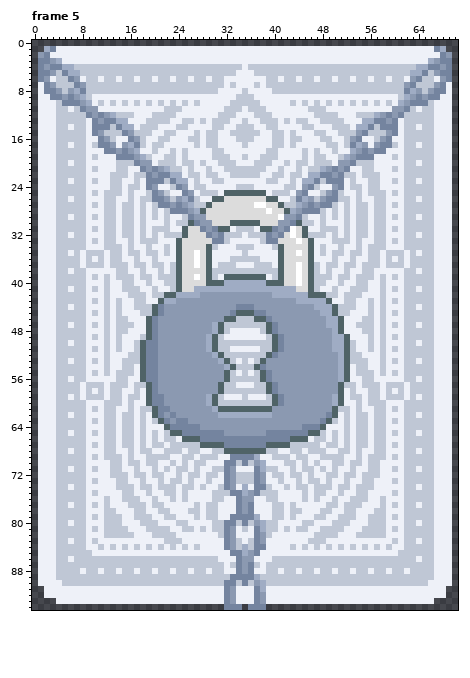
One commit to this pixel-art file: Sprites/Enhancers.ase. Above is the file before it was changed.
71x95 pixels, 35 frames. Pixels under 10% opacity are left out. Colours within 5 levels of each other are drawn and written as one. Shown: frame 5. The commit also changed other frames, which this record leaves out.
The result:
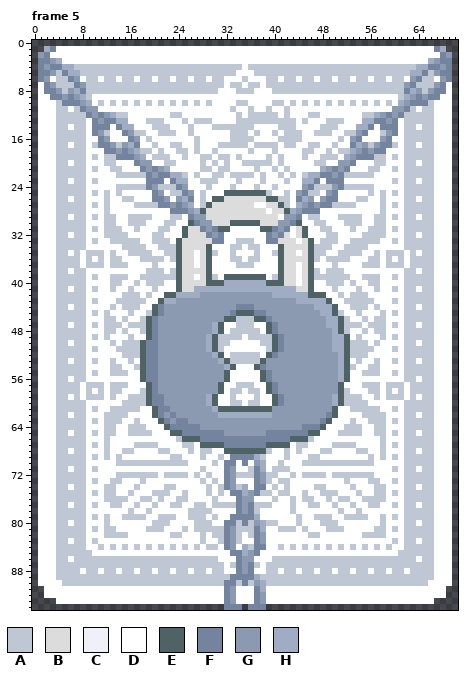
Palette (. is transparent): A #bfc7d5  B #dcdcdc  C #eef1f8  D #ffffff  E #4f6367  F #74849f  G #8b99b1  H #9facc4
Changes in this commit:
Changed rows in their new state; - is an unchanged pixel.
Frame 5, layer "Layer 1":
first column x 1:
 1 ---DDDDDDDDDDDDDDDDDDDDDDDDDDDDDDDDDDDDDDDDDDDDDDDDDDDDDDDDDDDDDDD---
 2 --DDDDDDDDDDDDDDDDDDDDDDDDDDDDDDDDDDDDDDDDDDDDDDDDDDDDDDDDDDDDDDDDD--
 3 ----DDDDDDDDDDDDDDDDDDDDDDDDDDDDDDDDDDDDDDDDDDDDDDDDDDDDDDDDDDDDD----
 4 ----------------------------------D----------------------------------
 5 ---------------------------------DDD---------------------------------
 6 --D----D--D--D--D--D--D--D--D--DDDADDD--D--D--D--D--D--D--D--D----D--
 7 D------------------------------D-ADA-D------------------------------D
 8 D-----------------------------DDDA-ADDD-----------------------------D
 9 DD-------DDDDDDDDDDDDDDDDDDDDDDDDDDDDDDDDDDDDDDDDDDDDDDDDDDD-------DD
10 DDD------D-D-D-D-D-D-D-D-D-DADDDD--DDDDAAD-D-D-D-D-D-D-D-D-D------DDD
11 DDD--D----DDDDDDDDDDDDDDDDDDDDDD-DD-DDADDADDDDDDDDDDDDDDDDD----D--DDD
12 DDD------------DDDDDDD-ADDDDDDDDDADA---ADADDDA-DDDDDDD------------DDD
13 DDD-----D------DDD---DDD-DA-ADDDDA-AA---A-AD-DDD---DDD------D-----DDD
14 DDD--D--D---D---DDD-AADDDADDD--AA---DDDDAAADDDDAA-DDD---D---D--D--DDD
15 DDD-----D---DD----DDA--DDADDDDDD---D-DD-DA-ADD--ADD----DD---D-----DDD
16 DDD-----DD--DDD--DADDDDDDD-DDDDDA---DDDD-A--DDDDDDAD--DDD--DD-----DDD
17 DDD--D--D----A---DD-DDAADD-DDDAAAA-DAAA-DA-DDAADD-DD---A----D--D--DDD
18 DDD-----DDD------AADADDA-DADD-DDDDDADDD-DDDD-ADDADAA------DDD-----DDD
19 DDD-----D-DAA-----DAA-DD-DDAAD--DADDDD-DADDD-DD-AAD-----AAD-D-----DDD
20 DDD--D--DDDAADDD---DD--DDDD-DAD-DDAA---DADDDDD--DD---DDDAADDD--D--DDD
21 DDD-----D-DDA-DDD-----DDDDDA-DA-DDDD-DDADADDDDD-----DDD-ADD-D-----DDD
22 DDD-----DDDDD--A--------AD-DD-AD----DADD-D-DA--------A--DDDDD-----DDD
23 DDD--D--D-DDDDDDDD---D---DDAA-DDDADDDADDDADD---D---DDDDDDDD-D--D--DDD
24 DDD-----DDDDD-A--A--AA---DDDADDDADDDADDADDDD---AA--A--A-DDDDD-----DDD
25 DDD-----D-D-D-DDDDD--DAA--D-DDD-------ADD-D--AAD--DDDDD-D-D-D-----DDD
26 DDD--D--DDD-DDA-DDD---D---DAD-----------AAD---D---DDD-ADD-DDD--D--DDD
27 DDD-----D-D-DDDDA-A-------D---------------D-------A-ADDDD-D-D-----DDD
28 DDD-----DDD-DDDDDDDDDD-------------------------DDDDDDDDDD-DDD-----DDD
29 DDD--D--D-D--DD-A-ADDDAAD-------------------DAADDDA-A-DD--D-D--D--DDD
30 DDD-----DDD--DD-A-DDD-ADD-------------------DDA-DDD-A-DD--DDD-----DDD
31 DDD-----D-D--ADDADDD--DD--------DDDDD--------DD--DDDADDA--D-D-----DDD
32 DDD--D--DDD--A-DDDD-ADDD-------DDDDDDD-------DDDA-DDDD-A--DDD--D--DDD
33 DDD-----D-DD-AA-ADD-AAD--------DDAAADD--------DAA-DDA-AA-DD-D-----DDD
34 DDD-----DDDDDDA-AADDA-A------DDDA-D-ADDD------A-ADDAA-ADDDDDD-----DDD
35 DDD--D-D---D-DD--A-DD-A------ADDADDDADDA------A-DD-A--DD-D---D-D--DDD
36 DDD----D-D-D--DDDAA-ADA------DDD--D--DDD------ADA-AADDD--D-D-D----DDD
37 DDD----D---D---DDDD-DDD------DDDDAAADDDD------DDD-DDDD---D---D----DDD
38 DDD--D--DDDDDDDDDDAA-D-------DDDDDDDDDDD-------D-AADDDDDDDDDD--D--DDD
39 DDD-----D-DDA--DD--A----------D-------D----------A--DD--ADD-D-----DDD
40 DDD-----DDDDAADDAD-AADD-----------------------DDAA-DADDAADDDD-----DDD
41 DDD--D--D-DDADD-DDD-DDD-----------------------DDD-DDD-DDADD-D--D--DDD
42 DDD-----DDDDDDA--DADD---------------------------DDAD--ADDDDDD-----DDD
43 DDD-----D-DDD-AA--DD-----------------------------DD--AA-DDD-D-----DDD
44 DDD--D--DDDDADAA-DD-------------------------------DD-AADADDDD--D--DDD
45 DDD-----D-D-DDDADD---------------------------------DDADDD-D-D-----DDD
46 DDD-----DDD-AD-DDA---------------------------------ADD-DA-DDD-----DDD
47 DDD--D--D-D-A-D-AA-------------DD---DD-------------AA-D-A-D-D--D--DDD
48 DDD-----DDD-AD-DDA-------------DAAAAAD-------------ADD-DA-DDD-----DDD
49 DDD-----D-D-DDDADD-------------AAADAAA--------------DADDD-D-D-----DDD
50 DDD--D--DDDDADAA----------------DDDDD----------------AADADDDD--D--DDD
51 DDD-----D-DDD-AA---------------DDDDDDD---------------AA-DDD-D-----DDD
52 DDD-----DDDDDDA----------------D-----D----------------ADDDDDD-----DDD
53 DDD--D--D-DDADD-D----------------A-A----------------D-DDADD-D--D--DDD
54 DDD-----DDDDAADDA----------------DDD----------------ADDAADDDD-----DDD
55 DDD-----D-DDA--DD---------------DDDDD---------------DD--ADD-D-----DDD
56 DDD--D--DDDDDDDDD---------------DDDDD---------------DDDDDDDDD--D--DDD
57 DDD----D---D---DDD-------------DDAAADD-------------DDD---D---D----DDD
58 DDD----D-D-D--DDDA-------------D--D--D-------------ADDD--D-D-D----DDD
59 DDD--D-D---D-DD--A------------DDADDDADD------------A--DD-D---D-D--DDD
60 DDD-----DDDDDDA-AA------------DD--D--DD------------AA-ADDDDDD-----DDD
61 DDD-----D-DD-AA-ADD-------------------------------DDA-AA-DD-D-----DDD
62 DDD--D--DDD--A-DDDD-------------------------------DDDD-A--DDD--D--DDD
63 DDD-----D-D--ADDADDD-----------------------------DDDADDA--D-D-----DDD
64 DDD-----DDD--DD-A-DDD---------------------------DDD-A-DD--DDD-----DDD
65 DDD--D--D-D--DD-A-ADDD-------------------------DDDA-A-DD--D-D--D--DDD
66 DDD-----DDD-DDDDDDDDDDDA---------------------ADDDDDDDDDDD-DDD-----DDD
67 DDD-----D-D-DDDDA-A-DDDD--D---------------D--DDDD-A-ADDDD-D-D-----DDD
68 DDD--D--DDD-DDA-DDDDA-DDD-DAADD--------DDAD-DDD-ADDDD-ADD-DDD--D--DDD
69 DDD-----D-D-D-DDDDDDDDAADDD-DDAD-----ADDD-DDDAADDDDDDDD-D-D-D-----DDD
70 DDD-----DDDDD-A--A--AA-A-DDDDAD--D-D--DDADDD-A-AA--A--A-DDDDD-----DDD
71 DDD--D--D-DDDDDDDDDDDDDDDDDADDD--DDA--D-AADDDDDDDDDDDDDDDDD-D--D--DDD
72 DDD-----DDDDD--A--A-DAA-AD-D-DD-------A-DD-DA-AAD-A--A--DDDDD-----DDD
73 DDD-----D-DDA-DDD-DDDDDDDDDADAD--DDD--AD-ADDDDDDDDD-DDD-ADD-D-----DDD
74 DDD--D--DDDAADDDADDDD--DDDDDAD---A-D--DAD-DDDD--DDDDADDDAADDD--D--DDD
75 DDD-----D-DAADD-DDDAA-DD-DDDAD-D-------DAADD-DD-AADDD-DDAAD-D-----DDD
76 DDD-----DDD-AA-DDAADADDA-DDDD-DDD---DDD-DDAD-ADDADAADD-AA-DDD-----DDD
77 DDD--D--D-DDAADD-DD-DDAADD-AD-AAA---AAADDD-DDAADD-DD-DDAADD-D--D--DDD
78 DDD-----DDDDDDDADDADDDDDD--A-DDDD---ADDDDD-DDDDDDDADDADDDDDDD-----DDD
79 DDD-----D-D-DDAA--DDA--DDA-AD-DD-----DDDDDDADD--ADD--AADD-D-D-----DDD
80 DDD--D--DDD-DDDDDDD-AADDDDAAADD---------DDDADDDAA-DDDDDDD-DDD--D--DDD
81 DDD-----D-D--DDDDD---DDD-DA-A----A-A--DDA-AD-DDD---DDDDD--D-D-----DDD
82 DDD-----DDD----DDDDDDD-ADDDADA---ADA--DDDDDDDA-DDDDDDD----DDD-----DDD
83 DDD--D--D-DDDDDDDDDDDDDDDDDADDA---DD--DDDDDDDDDDDDDDDDDDDDD-D--D--DDD
84 DDD-----DD-D-D-D-D-D-D-D-D-DAAD--D----DDAD-D-D-D-D-D-D-D-D-DD-----DDD
85 DDD------DDDDDDDDDDDDDDDDDDDDDDD-----DDDDDDDDDDDDDDDDDDDDDDD------DDD
86 DDD--D------------------------DDD---DDD------------------------D--DDD
87 DDD----------------------------D-----D----------------------------DDD
88 DDD----D--D--D--D--D--D--D--D--DD---DD--D--D--D--D--D--D--D--D----DDD
89 DDD---------------------------------------------------------------DDD
90 DDDD-------------------------------------------------------------DDDD
91 -DDDDDDDDDDDDDDDDDDDDDDDDDDDDDD--DDD--DDDDDDDDDDDDDDDDDDDDDDDDDDDDDD-
92 -DDDDDDDDDDDDDDDDDDDDDDDDDDDDDD--DDD--DDDDDDDDDDDDDDDDDDDDDDDDDDDDDD-
93 ---DDDDDDDDDDDDDDDDDDDDDDDDDDDD--DDD--DDDDDDDDDDDDDDDDDDDDDDDDDDDD---
Boxes around the changes in both pictures, in picture pixels (x1, y1, x2, y2):
changed: (38, 46, 452, 604)
